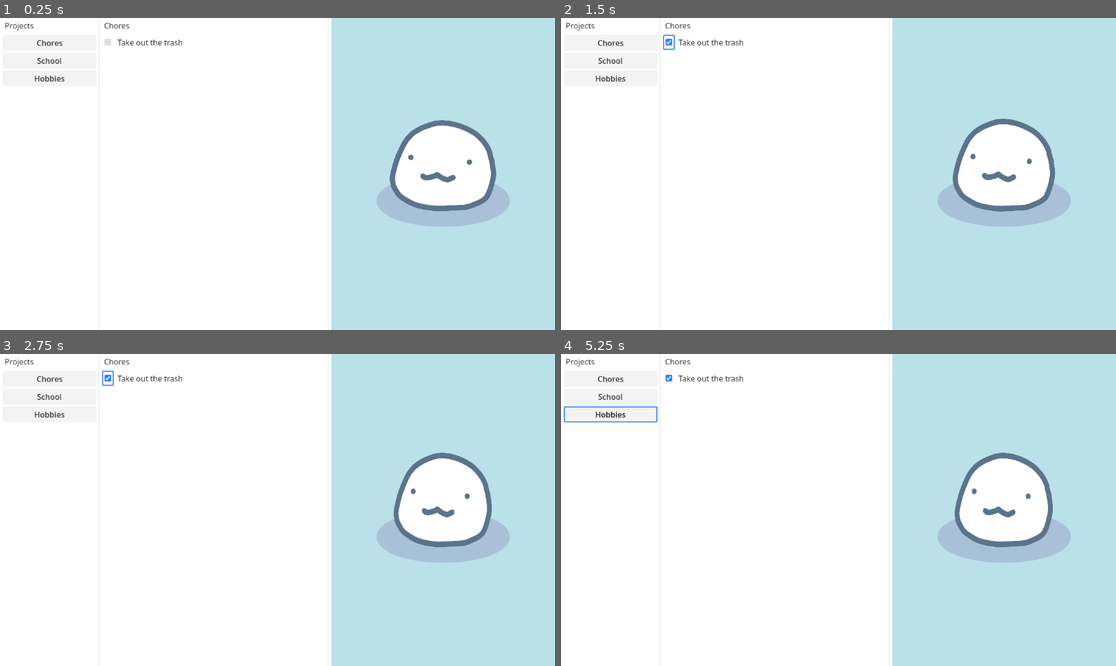
Above: before the commit, frames 1-4 (two rows, left to right).
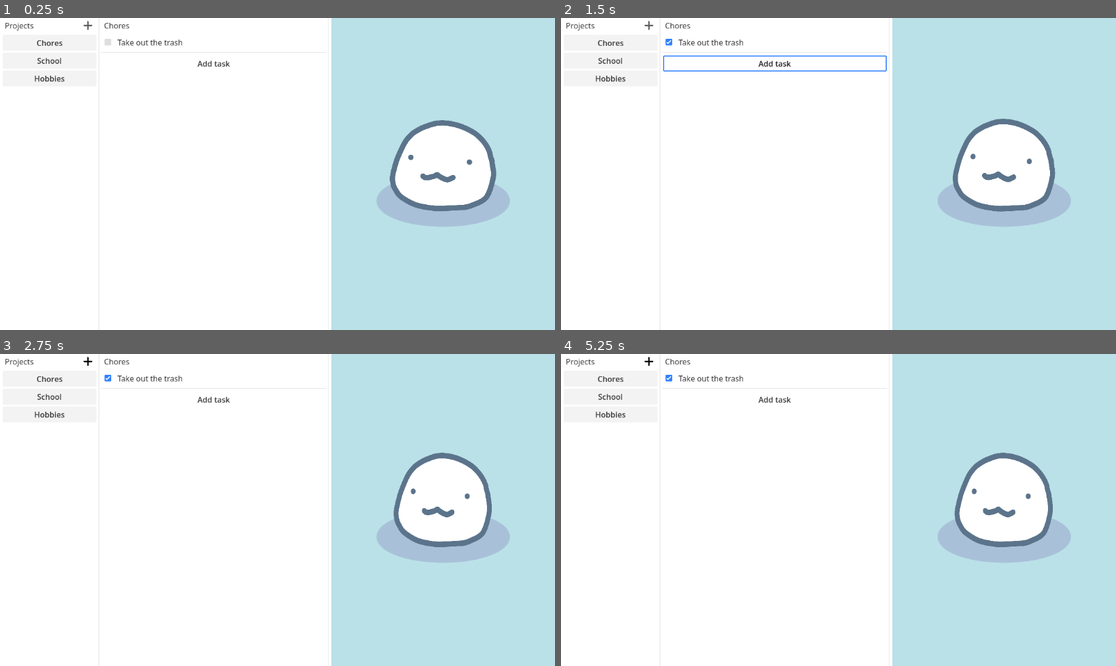
Above: after the commit, the same moments.

Repository: piksalchaos/taskapet
Game: Godot game, scene res://scenes/main_screen.tscn
Two runs of this game, one before a commit and one after it. Both use one fixed random seed, a clock stepped at 60 frames per second and the inputs below. The project has no main scene, so this scene is started directly.
Inputs (mouse positions are in pixels of both pictures, inside the frame that each line leads up to; where the layout moved, square brackets give the same spot in the first picture):
- Up to frame 1 (0.25 s): no input
- Up to frame 2 (1.5 s): click (666, 42) at 0.5 s; click (777, 64) at 1.25 s, where only the run after the commit has a clickable "Add task"
- Up to frame 3 (2.75 s): click (88, 360) [38, 360] at 2 s
- Up to frame 4 (5.25 s): click "Chores" at 2.75 s; click "School" at 3.5 s; click "Hobbies" at 4.25 s; click (649, 360) [599, 360] at 5 s

The runs differ from the first frame. In frame 1, less than 0.1% of the frame differs, in the area x 15-42%, y 0-16%; in frame 2, 0.5%, in the area x 15-59%, y 0-18%; in frame 3, 0.1%; in frame 4, 0.3%.

Commit message:
added plus sign asset + made tasklist better

Diff:
--- a/scenes/main_screen.tscn
+++ b/scenes/main_screen.tscn
@@ -77,6 +77,11 @@
 [node name="TaskDisplay" parent="TaskContainer/TaskList" instance=ExtResource("2_kusfh")]
 layout_mode = 2
 
+[node name="Button" type="Button" parent="TaskContainer/TaskList"]
+layout_mode = 2
+text = "Add task"
+flat = true
+
 [node name="VSeparator2" type="VSeparator" parent="."]
 layout_mode = 2
 
--- a/scenes/sidebar/side_bar.tscn
+++ b/scenes/sidebar/side_bar.tscn
@@ -1,7 +1,9 @@
-[gd_scene load_steps=3 format=3 uid="uid://bql8brnkx5eml"]
+[gd_scene load_steps=5 format=3 uid="uid://bql8brnkx5eml"]
 
 [ext_resource type="Theme" uid="uid://diualrkk3oo8h" path="res://resources/theme.res" id="1_00alm"]
 [ext_resource type="PackedScene" uid="uid://bd5jwqd2poslr" path="res://scenes/sidebar/project_button.tscn" id="2_6gtg1"]
+[ext_resource type="Texture2D" uid="uid://dj3u0j1kcjb55" path="res://assets/images/plus_normal.png" id="2_jkyyl"]
+[ext_resource type="Texture2D" uid="uid://17u6r3qx2div" path="res://assets/images/plus_hover.png" id="3_2f5q2"]
 
 [node name="SideBar" type="VBoxContainer"]
 anchors_preset = 15
@@ -16,10 +18,16 @@
 
 [node name="ProjectListLabel" type="Label" parent="ProjectListHeading"]
 layout_mode = 2
+size_flags_horizontal = 3
 text = "Projects"
 
 [node name="TextureButton" type="TextureButton" parent="ProjectListHeading"]
+custom_minimum_size = Vector2(35, 0)
 layout_mode = 2
+texture_normal = ExtResource("2_jkyyl")
+texture_hover = ExtResource("3_2f5q2")
+ignore_texture_size = true
+stretch_mode = 5
 
 [node name="ProjectList" type="VBoxContainer" parent="."]
 layout_mode = 2
--- a/scenes/task_display.tscn
+++ b/scenes/task_display.tscn
@@ -1,10 +1,18 @@
 [gd_scene format=3 uid="uid://b0p3vt5lgwf6"]
 
-[node name="TaskDisplay" type="HBoxContainer"]
+[node name="TaskDisplay" type="VBoxContainer"]
+offset_right = 179.0
+offset_bottom = 39.0
 
-[node name="CheckBox" type="CheckBox" parent="."]
+[node name="HBoxContainer" type="HBoxContainer" parent="."]
 layout_mode = 2
 
-[node name="Label" type="Label" parent="."]
+[node name="CheckBox" type="CheckBox" parent="HBoxContainer"]
+layout_mode = 2
+
+[node name="Label" type="Label" parent="HBoxContainer"]
 layout_mode = 2
 text = "Take out the trash"
+
+[node name="HSeparator" type="HSeparator" parent="."]
+layout_mode = 2
Binary file added: assets/images/plus_hover.png
Not shown, added: assets/images/plus_hover.png.import
Binary file added: assets/images/plus_normal.png
Not shown, added: assets/images/plus_normal.png.import
Not shown, added: assets/images/plus.kra
Not shown, added: assets/images/plus.kra~
Not shown, added: assets/images/plus_hover.png~
Not shown, added: assets/images/plus_normal.png~
